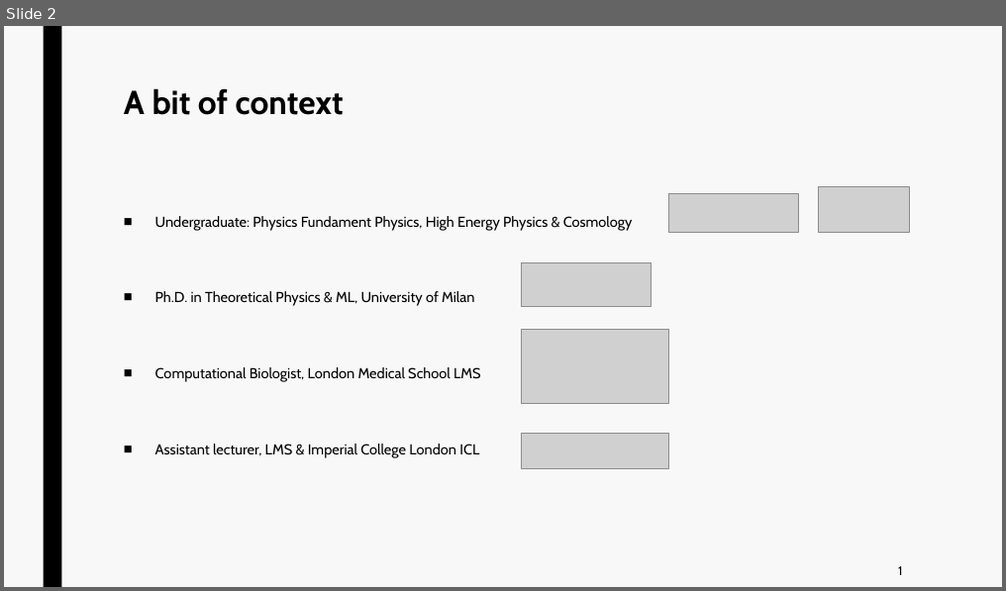
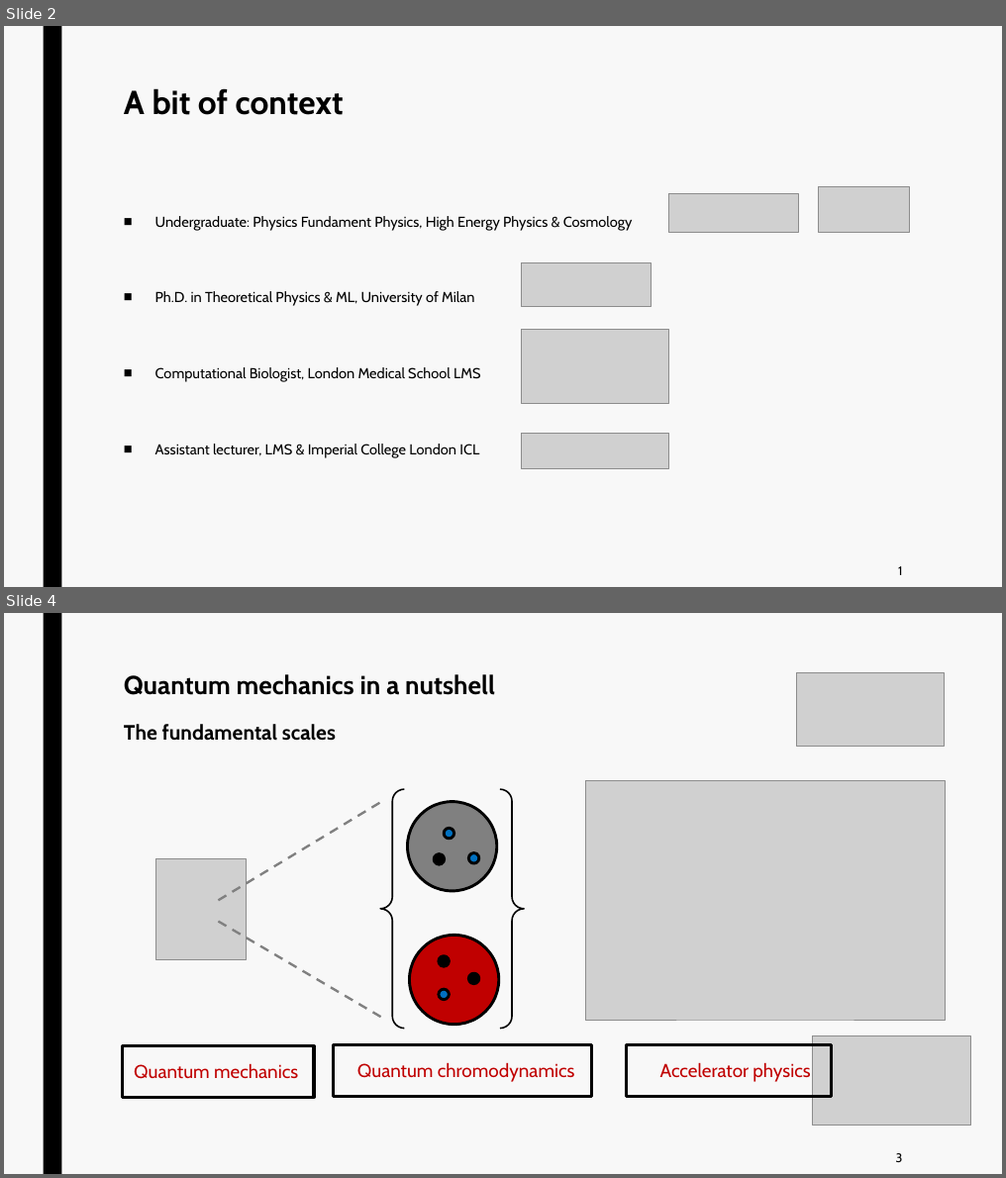
Before and after one commit to jurtasun/presentations, a slide deck: 202410_mrc_symposium/202410_mrc_symposium.ppt. Shown one above the other, each under a label of ours: slide 2 before the commit, slides 2 and 4 after it; the slides between them are not shown. The pictures are 1006x591 and 1006x1178 pixels, drawn with LibreOffice and Linux fonts; fonts in the diff are those of the drawing; grey boxes stand for pictures. Boxes give left, top, right and bottom in pixels: in the first picture for what was removed or moved away, otherwise in the second. Text is boxed around its words. In the diff, an @@ line names an element or a change of style, - is before the commit and + after.

```diff
--- a/202410_mrc_symposium/202410_mrc_symposium.ppt
+++ b/202410_mrc_symposium/202410_mrc_symposium.ppt
@@ slide 4 added at [4,613,1002,1174], background #F8F8F8; not listed: 1 template element that a slide beside it also shows @@
@@ title added at [124,674,495,741], 25 pt, text #000000, bold @@
+Quantum mechanics in a nutshell
+The fundamental scales
@@ picture added at [797,672,945,746] @@
@@ brace pair added at [380,789,525,1029], outline #000000 1.5 pt @@
@@ picture added at [586,780,944,1020] @@
@@ line added from (218, 900) to (383, 801), #808080 2.25 pt dashed @@
@@ ellipse added at [408,802,497,891], fill #808080, outline #000000 2.75 pt @@
@@ ellipse added at [445,829,454,839], fill #0070C0, outline #000000 2.75 pt @@
@@ picture added at [156,860,246,960] @@
@@ ellipse added at [434,854,445,864], fill #000000, outline #000000 2.75 pt @@
@@ ellipse added at [469,854,479,863], fill #0070C0, outline #000000 2.75 pt @@
@@ line added from (218, 922) to (383, 1019), #808080 2.25 pt dashed @@
@@ ellipse added at [410,935,499,1024], fill #C00000, outline #000000 2.75 pt @@
@@ ellipse added at [439,957,450,967], fill #000000, outline #000000 2.75 pt @@
@@ ellipse added at [439,989,450,1000], fill #0070C0, outline #000000 2.75 pt @@
@@ ellipse added at [469,973,479,984], fill #000000, outline #000000 2.75 pt @@
@@ rectangle added at [123,1047,315,1097], outline #000000 3 pt @@
@@ rectangle added at [333,1046,592,1096], outline #000000 3 pt @@
@@ rectangle added at [627,1046,832,1096], outline #000000 3 pt @@
@@ picture added at [813,1036,971,1125] @@
@@ text added at [134,1063,298,1079], 18 pt, text #C00000 @@
+Quantum mechanics
@@ text added at [357,1062,575,1082], 18 pt, text #C00000 @@
+Quantum chromodynamics
@@ text added at [660,1062,810,1082], 18 pt, text #C00000 @@
+Accelerator physics
@@ text added at [896,1154,903,1162], 12 pt, text #000000 @@
+3
```
Also in this commit, not shown: 4 slides changed, 2 slides removed, 3 other files.
